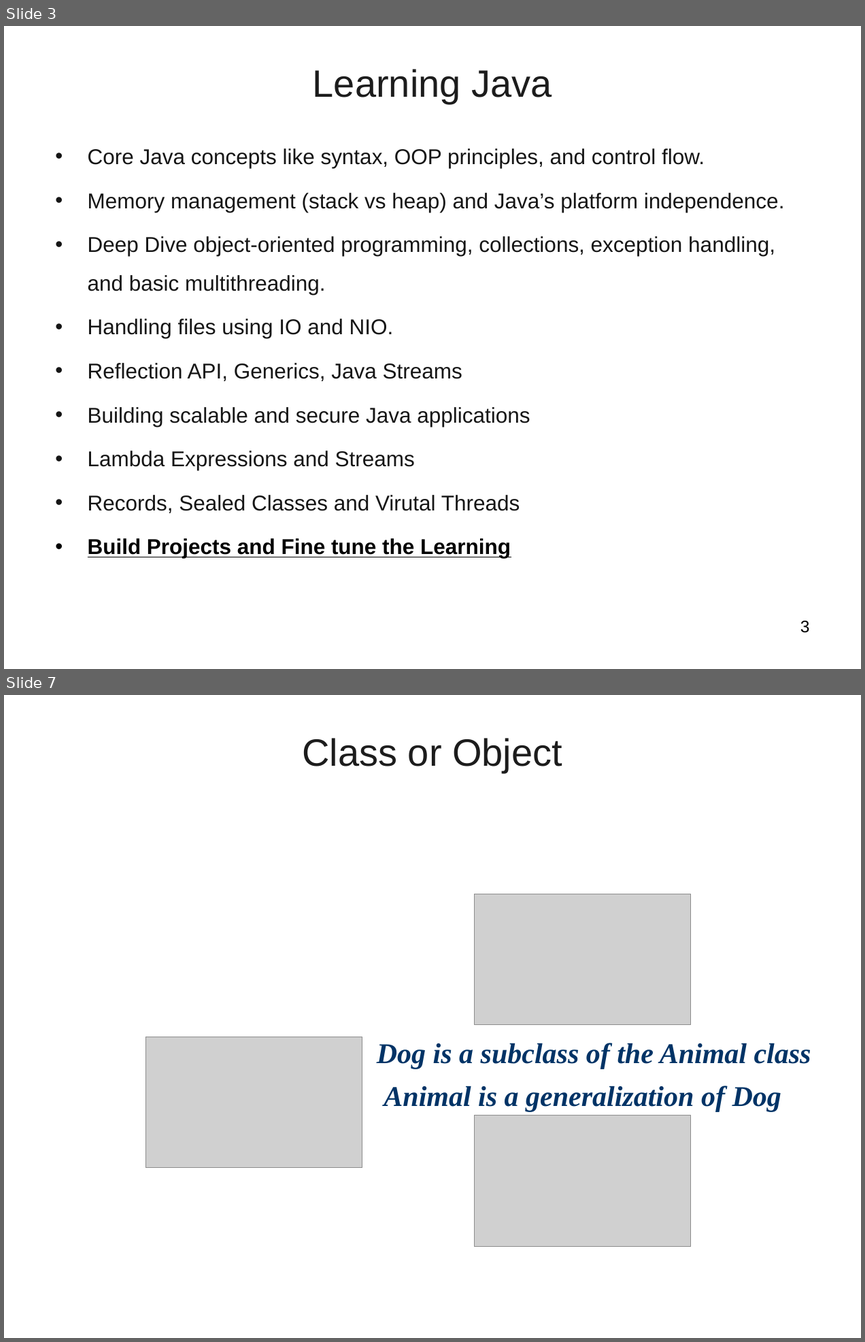
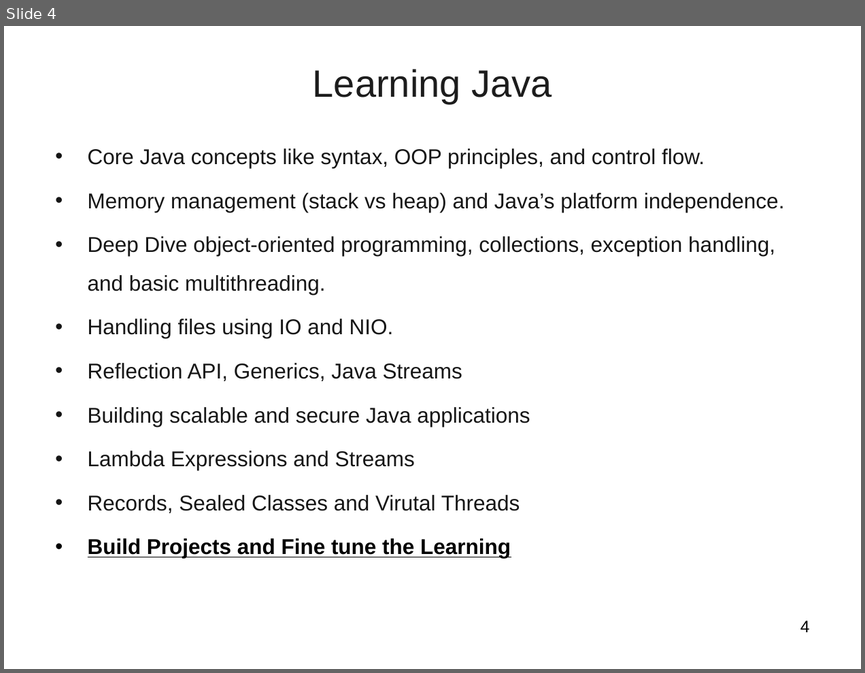
Before and after one commit to vatsanTraining/training_july_2025, a slide deck: Day1.ppt. Shown one above the other, each under a label of ours: slides 3 and 7 before the commit, slide 4 after it; the slides between them are not shown. The pictures are 865x1342 and 865x673 pixels, drawn with LibreOffice and Linux fonts; fonts in the diff are those of the drawing; grey boxes stand for pictures; background and template pictures are left out. Boxes give left, top, right and bottom in pixels: in the first picture for what was removed or moved away, otherwise in the second. Text is boxed around its words. In the diff, an @@ line names an element or a change of style, - is before the commit and + after.

```diff
--- a/Day1.ppt
+++ b/Day1.ppt
@@ slide 7 removed at (x1=4, y1=695, x2=861, y2=1338), background picture (left out) @@
@@ title removed at (x1=302, y1=738, x2=562, y2=773) @@
-Class or Object
@@ picture removed at (x1=475, y1=894, x2=691, y2=1025) @@
@@ picture removed at (x1=145, y1=1037, x2=362, y2=1168) @@
@@ text removed at (x1=377, y1=1042, x2=811, y2=1069) @@
-Dog is a subclass of the Animal class
@@ text removed at (x1=383, y1=1085, x2=781, y2=1112) @@
-Animal is a generalization of Dog
@@ picture removed at (x1=475, y1=1115, x2=691, y2=1246) @@
@@ what was slide 3 is now slide 4 @@
@@ page number at (x1=800, y1=620, x2=810, y2=632): text changed @@
-3
+4
```
Also in this commit, not shown: 2 slides added, 17 other slides removed, 6 other files.
